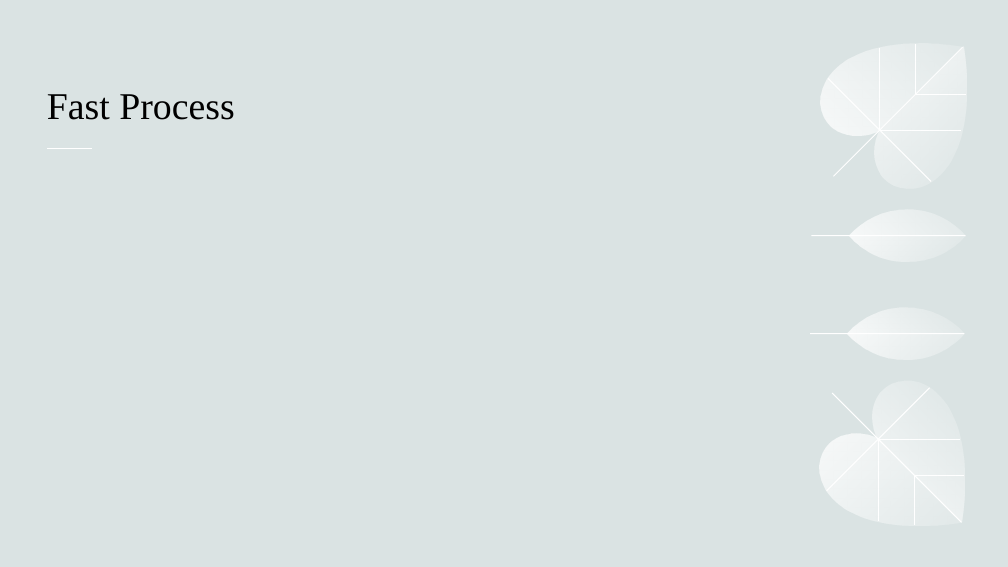
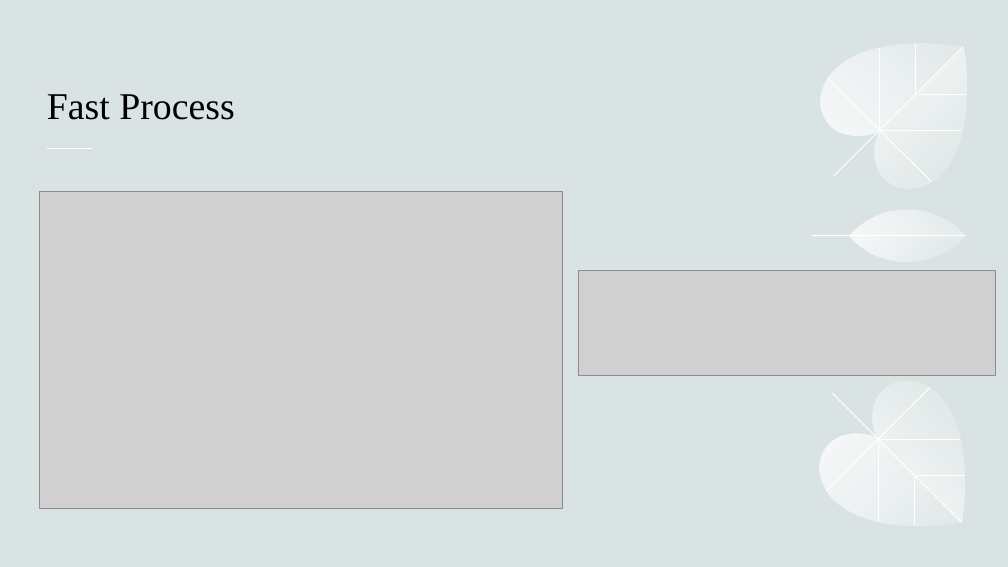
Before and after one commit to vimad/229412h-emr-lab, a slide deck: slide 7 of UoM_MapReduce-vs-Spark/MapReduce.pptx. Drawn at 1008x567 pixels with LibreOffice and Linux fonts; fonts in the diff are those of the drawing; grey boxes stand for pictures. Boxes give left, top, right and bottom in pixels: in the first picture for what was removed or moved away, otherwise in the second. Text is boxed around its words. In the diff, an @@ line names an element or a change of style, - is before the commit and + after.

```diff
--- a/UoM_MapReduce-vs-Spark/MapReduce.pptx
+++ b/UoM_MapReduce-vs-Spark/MapReduce.pptx
@@ picture added at box(39, 191, 563, 509) @@
@@ picture added at box(578, 271, 996, 375) @@
@@ freeform shape removed at box(847, 308, 964, 334) @@
@@ line removed from (811, 333) to (964, 333) @@
@@ freeform shape removed at box(847, 333, 964, 360) @@
```
Also in this commit, not shown: 2 other files.
